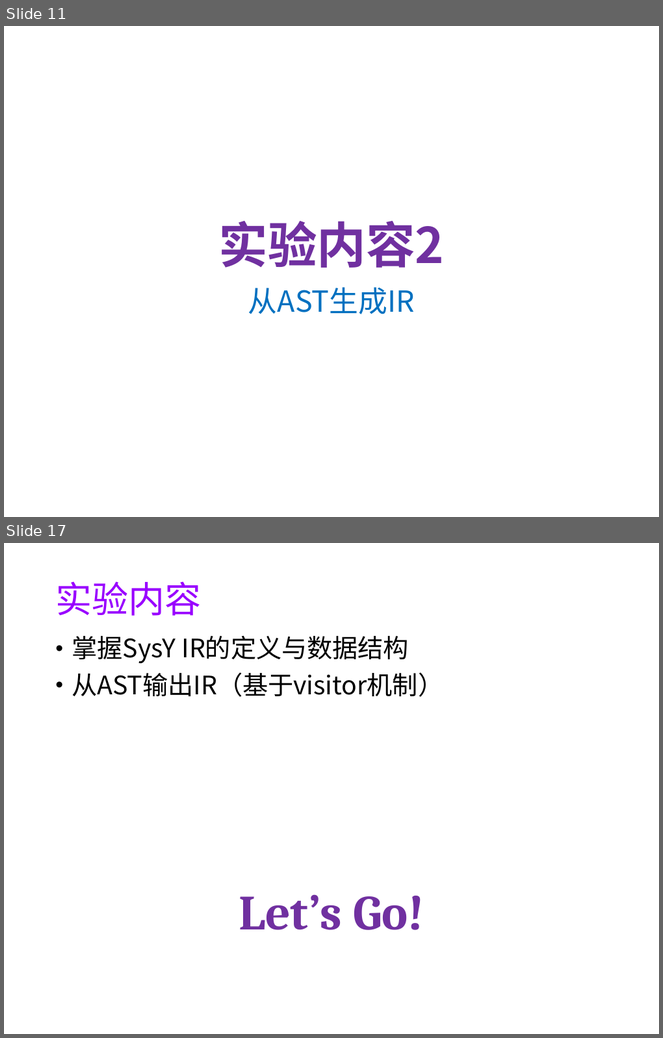
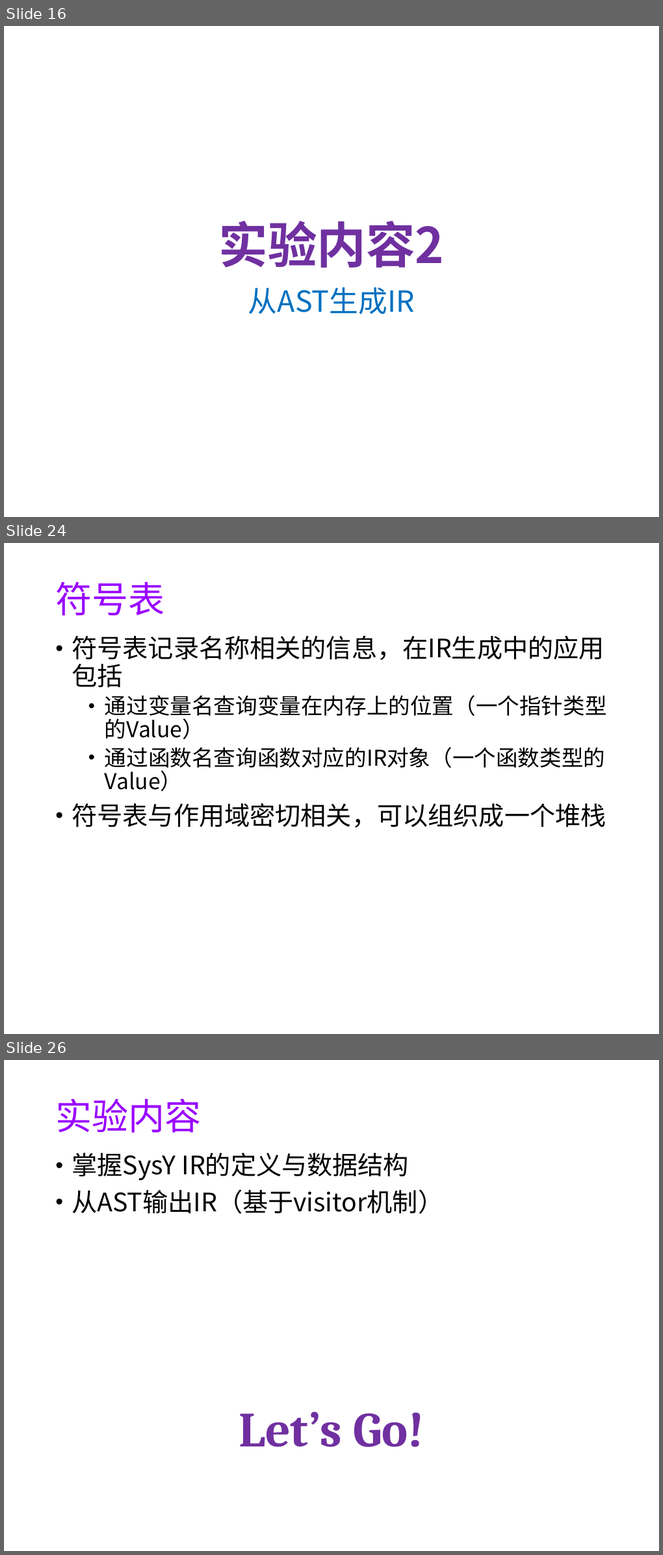
Before and after one commit to WangQingzhe/Sysy-compiler, a slide deck: doc/exp02-ir.pptx. Shown one above the other, each under a label of ours: slides 11 and 17 before the commit, slides 16, 24 and 26 after it; the slides between them are not shown. The pictures are 663x1038 and 663x1555 pixels, drawn with LibreOffice and Linux fonts; fonts in the diff are those of the drawing; background and template pictures are left out. Boxes give left, top, right and bottom in pixels: in the first picture for what was removed or moved away, otherwise in the second. Text is boxed around its words. In the diff, an @@ line names an element or a change of style, - is before the commit and + after.

```diff
--- a/doc/exp02-ir.pptx
+++ b/doc/exp02-ir.pptx
@@ slide 24 added at bbox=[4, 543, 659, 1034], background #FFFFFF @@
@@ title added at bbox=[55, 582, 165, 616], 40 pt, text #9900FF @@
+符号表
@@ text added at bbox=[72, 635, 607, 828], 24 pt, text #000000 @@
+• 符号表记录名称相关的信息，在IR生成中的应用包括
+  • 通过变量名查询变量在内存上的位置（一个指针类型的Value）
+  • 通过函数名查询函数对应的IR对象（一个函数类型的Value）
+• 符号表与作用域密切相关，可以组织成一个堆栈
@@ what was slide 11 is now slide 16 @@
@@ what was slide 17 is now slide 26 @@
```
Also in this commit, not shown: 1 slide changed, 18 other slides added, 10 slides removed.
